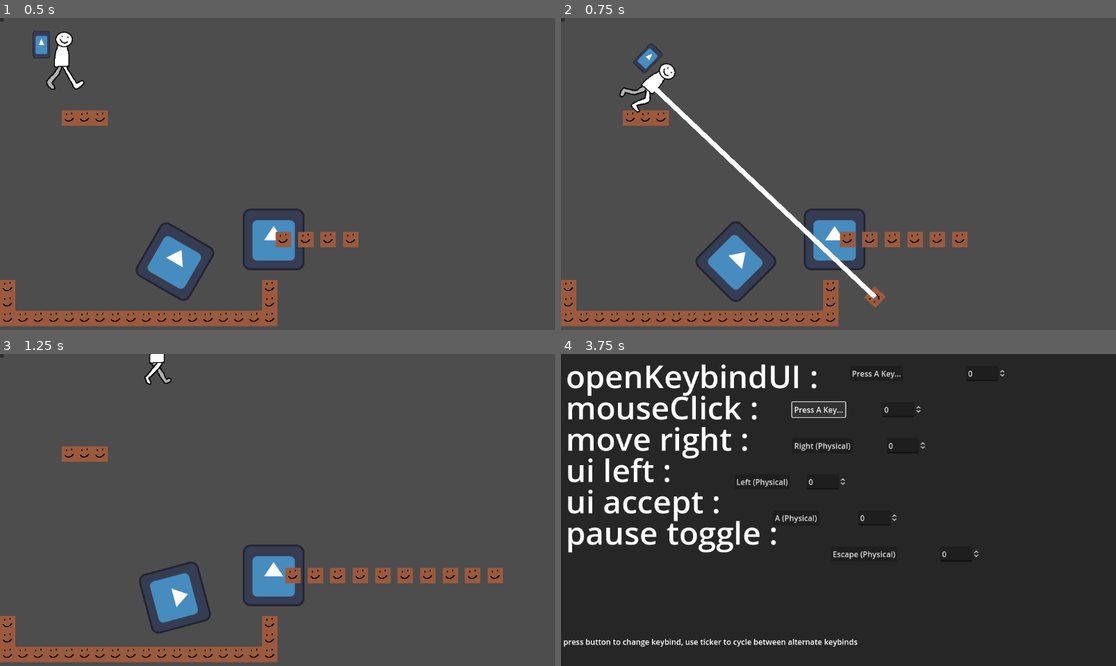
Above: before the commit, frames 1-4 (two rows, left to right).
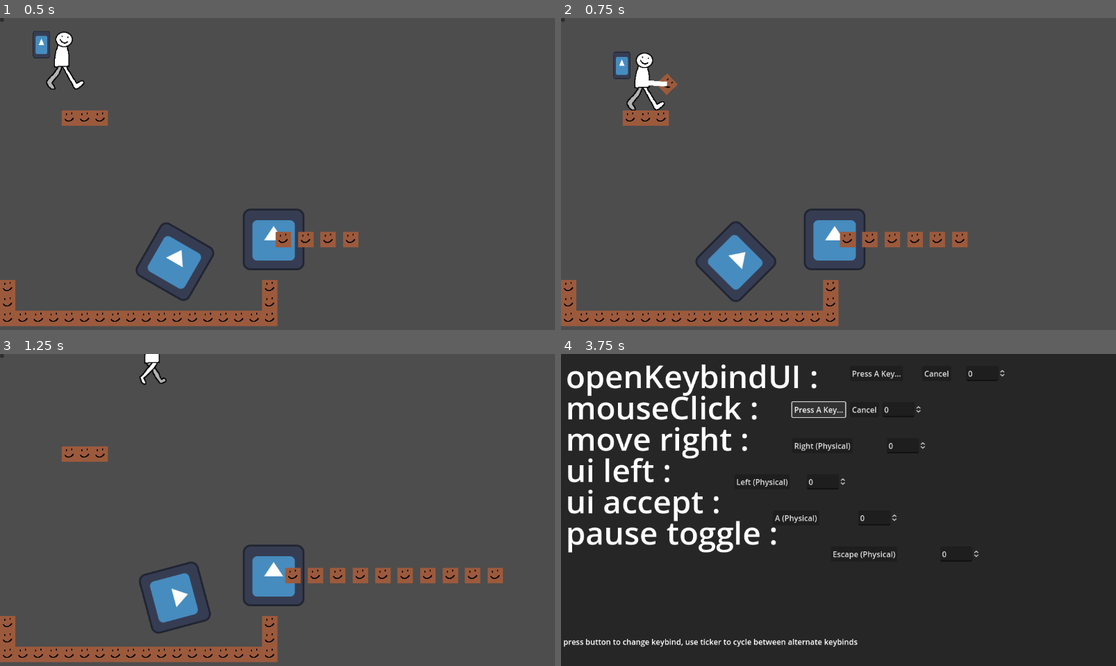
Above: after the commit, the same moments.

Repository: kaitaobenson/Dunebound
Game: Godot game, scene res://Scenes/Main.tscn
Same seed, same stepped clock (60 frames per second), same inputs: the game is played once before the commit and once after it. The engine's default icon, where the game draws it, is replaced by a stand-in: a white triangle on a blue panel in a dark square.
Inputs (mouse positions are in pixels of both pictures, inside the frame that each line leads up to):
- Up to frame 1 (0.5 s): no input
- Up to frame 2 (0.75 s): move the mouse to (810, 236) at 0.52 s; hold Right (move-right) from 0.53 s (still down); tap A (ui_accept) at 0.6 s; click (810, 236) at 0.67 s
- Up to frame 3 (1.25 s): keep holding Right (move-right); tap A (ui_accept) at 0.77, 1.07 s
- Up to frame 4 (3.75 s): move the mouse to (1005, 556) at 1.27 s; tap = (openKeybindUI) at 1.35 s; tap A (ui_accept) at 1.52, 1.55, 1.82 s; release Right (move-right) at 2 s; click "Equal (Physical)" at 2 s; click "Press A Key..." at 2.75 s; click "(Unset)" at 3.5 s

Frame 1 is identical in both runs. In frame 2, 2.1% of the frame differs, in the area x 9-59%, y 8-93%; in frame 3, 0.3%; in frame 4, less than 0.1%.

Commit message:
cancel a keybidn change if you want

Diff:
--- a/KaiTest3/Scenes/Main.tscn
+++ b/KaiTest3/Scenes/Main.tscn
@@ -11,6 +11,7 @@
 [ext_resource type="Script" path="res://Scripts/keybindUIButtonHandler.gd" id="7_oiap5"]
 [ext_resource type="PackedScene" uid="uid://0y2i0juhrmv2" path="res://Scenes/fast_linear_gun.tscn" id="8_f5681"]
 [ext_resource type="Script" path="res://Scripts/unpauseHandler.gd" id="10_8dq1e"]
+[ext_resource type="Script" path="res://Scripts/cancelButtonHandler.gd" id="10_vag3d"]
 
 [sub_resource type="TileSetAtlasSource" id="TileSetAtlasSource_jd2el"]
 texture = ExtResource("1_mpd0d")
@@ -197,6 +198,14 @@
 script = ExtResource("7_oiap5")
 metadata/action = &""
 
+[node name="cancelButton" type="Button" parent="Templates"]
+visible = false
+offset_right = 8.0
+offset_bottom = 8.0
+disabled = true
+text = "Cancel"
+script = ExtResource("10_vag3d")
+
 [node name="fastLinearGun" parent="." instance=ExtResource("8_f5681")]
 position = Vector2(568, 460)
 metadata/Damage = 1000000000
--- a/KaiTest3/Scripts/UIgenerator.gd
+++ b/KaiTest3/Scripts/UIgenerator.gd
@@ -47,6 +47,7 @@
 		var newText = Label.new()
 		var newButton = get_parent().get_parent().get_node("Templates/keybindButton").duplicate(15)
 		var newTicker = SpinBox.new()
+		var newCancelButton = get_parent().get_parent().get_node("Templates/cancelButton").duplicate(15)
 		newButton.set_meta("action",actions[retghghhvh])
 		newTicker.min_value = 0
 		newTicker.max_value = InputMap.action_get_events(actions[retghghhvh]).size()-1
@@ -54,6 +55,7 @@
 		newButton.position.x = 475
 		newTicker.value = tickerValues[retghghhvh]
 		newButton.position.y  =retghghhvh*75+25
+		newCancelButton.position.y=retghghhvh*75+25
 		newButton.text = InputMap.action_get_events(actions[retghghhvh])[0].as_text()
 		newText.position.x = 10
 		newText.position.y =  retghghhvh*65
@@ -61,9 +63,13 @@
 		newText.z_index =99
 		newText.add_theme_font_size_override("font_size",66)
 		newText.text = replaceWithSpaces(actions[retghghhvh])+" :"
+		newCancelButton.position.x=newText.text.length()*50
 		newButton.position.x = newText.text.length()*40
 		newTicker.position.x = newText.text.length()*55+newButton.text.length()*1
 		self.add_child(newText)
 		self.add_child(newTicker)
 		newButton.joob = newTicker
 		self.add_child(newButton)
+		newCancelButton.leSillyGoober = newButton
+		self.add_child(newCancelButton)
+		newButton.myCancelButton = newCancelButton
--- /dev/null
+++ b/KaiTest3/Scripts/cancelButtonHandler.gd
@@ -0,0 +1,12 @@
+extends Node
+var leSillyGoober
+func _ready():
+	self.button_down.connect(cancelButtonPressed)
+func cancelButtonPressed():
+	leSillyGoober.cancelKeybindChange()
+func cancelKeybindChange():
+	self.visible = false
+	self.disabled = true
+func keybindChangeStarted():
+	self.visible = true
+	self.disabled = false
--- a/KaiTest3/Scripts/keybindUIButtonHandler.gd
+++ b/KaiTest3/Scripts/keybindUIButtonHandler.gd
@@ -3,18 +3,18 @@
 var onStandby:bool
 var receivedKeypress:String
 var joob
+var myCancelButton
 @onready var birthparent = get_parent()
 @onready var duplicateKeybindDialogueTimer = Timer.new()
 # Called when the node enters the scene tree for the first time.
 func _input(event):
-	if (onStandby&&event.as_text().length()<15):
+	if(onStandby&&event.as_text().length()<15&&!event.physical_keycode==InputMap.action_get_events("ui_accept")[0].physical_keycode):
 		print(birthparent.getAllEvents())
-		print(event)
 		print(birthparent.getAllEvents().count(event.as_text()))
 		if(birthparent.getAllEvents().count(event.physical_keycode)<1):
 			print(event.as_text())
 			receivedKeypress = event.as_text()
-			onStandby = false
+			cancelKeybindChange()
 			keybindHandler.changeKeybind(self.get_meta("action"),joob.value,receivedKeypress)
 			print(joob.value)
 			print(InputMap.action_get_events(self.get_meta("action"))[joob.value].as_text())
@@ -23,9 +23,11 @@
 			duplicateKeybindDialogueTimer.start()
 			await duplicateKeybindDialogueTimer.timeout
 			print("dialogue past")
+			cancelKeybindChange()
 		self.text = InputMap.action_get_events(self.get_meta("action"))[joob.value].as_text()
 func keybindSetSequence():
 	onStandby = true
+	myCancelButton.keybindChangeStarted()
 	receivedKeypress = "waiting"
 	self.text = "Press A Key..."
 func switchToAlternateKeybind(event):
@@ -37,3 +39,10 @@
 	if joob:
 		self.button_down.connect(keybindSetSequence)
 		joob.value_changed.connect(self.switchToAlternateKeybind)
+func cancelKeybindChange():
+	onStandby = false
+	print(myCancelButton)
+	myCancelButton.cancelKeybindChange()
+func _process(delta):
+	if(!onStandby&&joob!=null):
+		self.text = InputMap.action_get_events(self.get_meta("action"))[joob.value].as_text()
--- a/KaiTest3/grapple_hook.tscn
+++ b/KaiTest3/grapple_hook.tscn
@@ -13,7 +13,7 @@
 scale = Vector2(0.28125, 0.445313)
 texture = ExtResource("1_5rrs5")
 script = ExtResource("2_gy7mk")
-metadata/hookSpeed = 10000000
+metadata/hookSpeed = 100
 
 [node name="hookTemplate" type="CharacterBody2D" parent="."]
 z_index = -1
Not shown: 1 places in KaiTest3/Scenes/Main.tscn that only renumber resources
